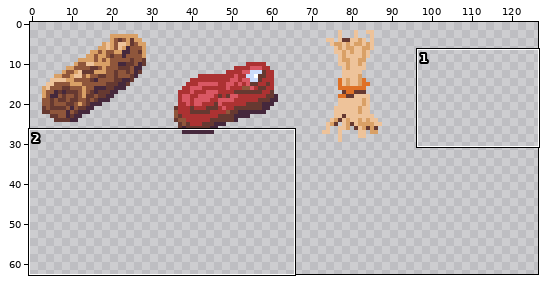
One commit to this sprite sheet: assets/gui/resources.png. Above: a wide view before the commit, with the close-up outlined.
Close-up. Before the commit:
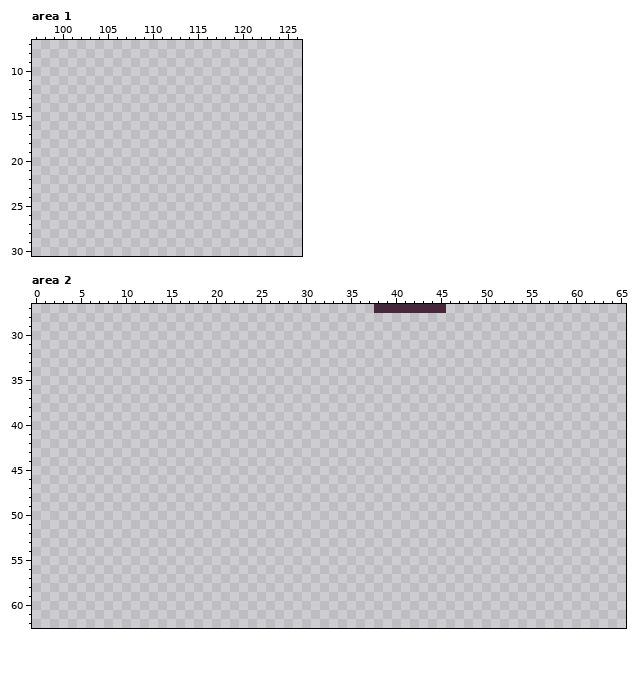
The file is 128x64 pixels. Shown: area 1: x 97..126, y 7..30; area 2: x 0..65, y 27..62. The wide view leaves out empty margins.
The same view after the edit:
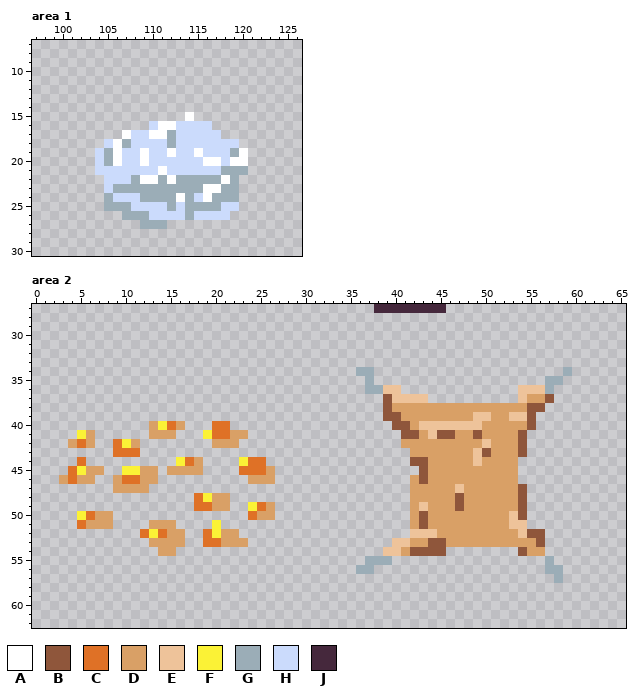
Palette (. is transparent): A #ffffff  B #8f563b  C #df7126  D #d9a066  E #eec39a  F #fbf236  G #9badb7  H #cbdbfc  J #45283c
Changes in this commit:
--- area 1
@@ x 102..122 @@
 14 .....................
-15 .....................
-16 .....................
-17 .....................
-18 .....................
-19 .....................
-20 .....................
-21 .....................
-22 .....................
-23 .....................
-24 .....................
-25 .....................
-26 .....................
-27 .....................
+15 ............A........
+16 ........HAAHHHH......
+17 .....AHHAAGHHHHH.....
+18 ...HAGHHHHGHHHHHHH...
+19 ..HGAHHAHHAHHAHHHGA..
+20 ..HGAHHAHHHHHHAAHAA..
+21 ..HHHHHHHAHHHHHHGGG..
+22 ...HHHGAAGAGGGGGAG...
+23 ...HGGGGGGGGGGAAGG...
+24 ...GHHHGGGGAGHAGGG...
+25 ...GGGHHHHGHGGGGHH...
+26 .....GGGHHHHGHHHH....
+27 .......GGG...........
 28 .....................
--- area 2
@@ x 0..65 @@
 33 ..................................................................
-34 ..................................................................
-35 ..................................................................
-36 ..................................................................
-37 ..................................................................
-38 ..................................................................
-39 ..................................................................
-40 ..................................................................
-41 ..................................................................
-42 ..................................................................
-43 ..................................................................
-44 ..................................................................
-45 ..................................................................
-46 ..................................................................
-47 ..................................................................
-48 ..................................................................
-49 ..................................................................
-50 ..................................................................
-51 ..................................................................
-52 ..................................................................
-53 ..................................................................
-54 ..................................................................
-55 ..................................................................
-56 ..................................................................
-57 ..................................................................
+34 ....................................GG.....................G......
+35 .....................................G...................GG.......
+36 .....................................GGEE.............EEEG........
+37 .......................................BEEEE..........EDDB........
+38 .......................................BDDDDDDDDDDDDDDDBB.........
+39 .......................................BBDDDDDDDDEEDDEEB..........
+40 .............DFCD...CC..................BBDEEEEEEEDDDDDB..........
+41 .....FD......DDD...FCCDD.................BBDEBBDDBDDDDB...........
+42 ....DCD..CFD........DDD..................DDDDDDDDDEDDDB...........
+43 .........CCC..............................DDDDDDDEBDDDB...........
+44 .....C..........FCD....FCC................BBDDDDDEDDDD............
+45 ....CFDD..FFDD.DDDD....CCCD................BDDDDDDDDDD............
+46 ...DCDD..DCCDD..........DDD...............DBDDDDDDDDDD............
+47 .........DDDD.............................DDDDDEDDDDDDB...........
+48 ..................CFDD....................DDDDDBDDDDDDB...........
+49 ..................CCDD..FCD...............DEDDDBDDDDDDB...........
+50 .....FCDD...............CDD...............DBDDDDDDDDDEB...........
+51 .....CDDD....DDD....F.....................DBDDDDDDDDDEE...........
+52 ............CFCDD..CFDD...................EEEDDDDDDDDDEBB.........
+53 .............DDDD..CCDDD................EEDDBBDDDDDDDDDDB.........
+54 ..............DD.......................EEDBBBB........BDD.........
+55 .....................................GGG.................G........
+56 ....................................GG...................GG.......
+57 ..........................................................G.......
 58 ..................................................................
Pixel boxes of the changes (left, top, right, bottom) in both close-ups:
added: (95, 112, 248, 229)
added: (356, 367, 572, 583)
added: (59, 421, 275, 556)
